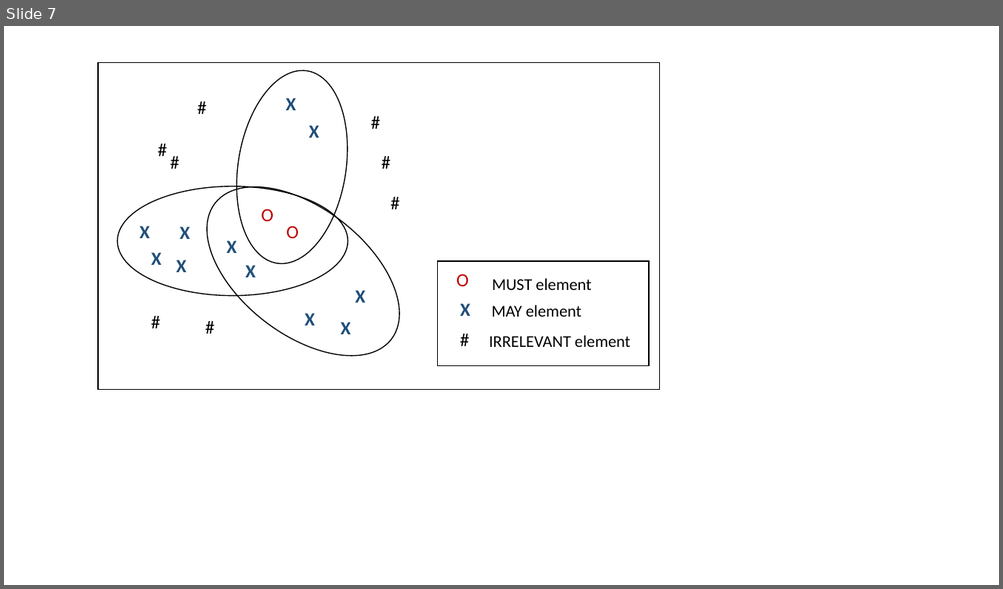
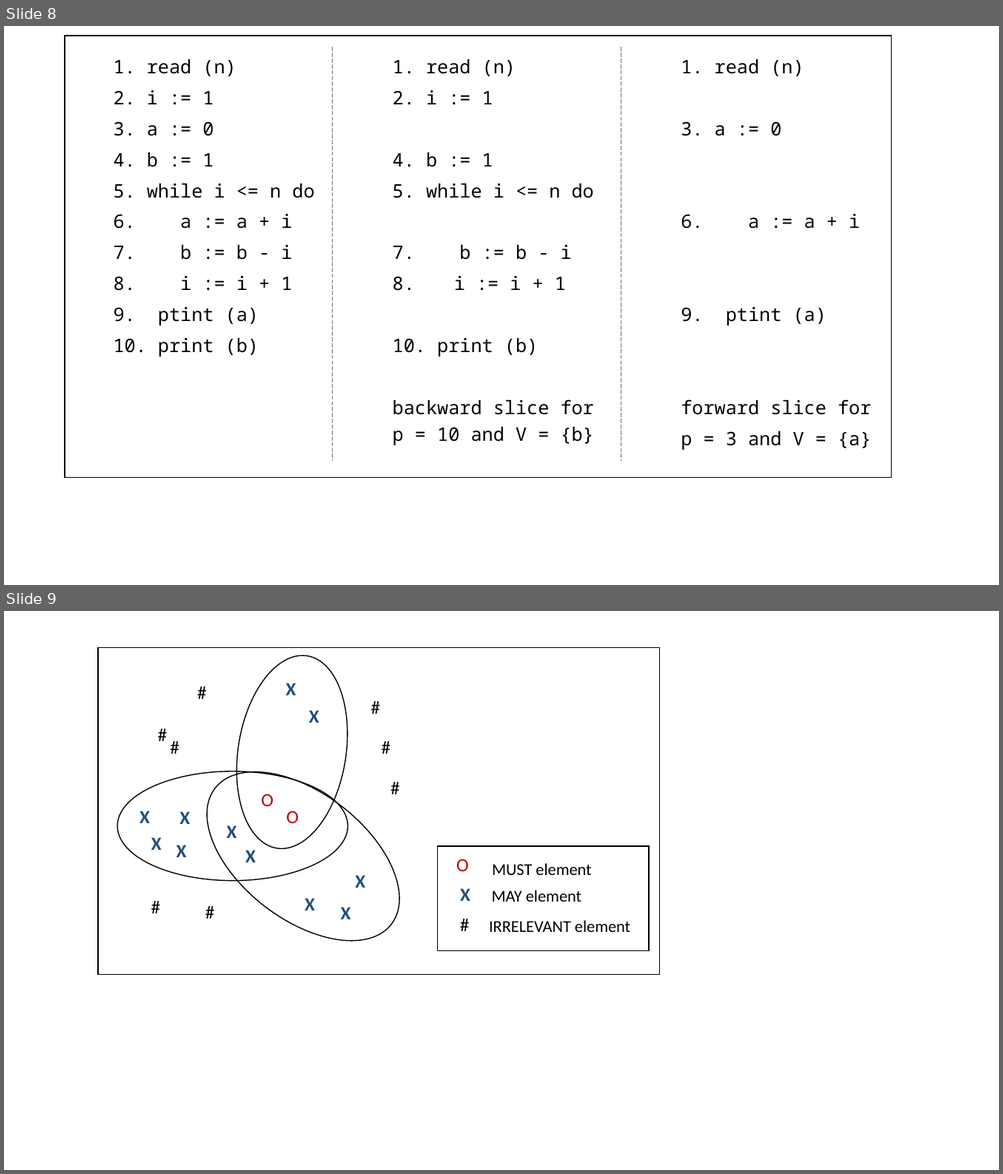
Before and after one commit to elaghs/Working, a slide deck: Thesis/figs/figs.pptx. Shown one above the other, each under a label of ours: slide 7 before the commit, slides 8 and 9 after it. The pictures are 1003x589 and 1003x1174 pixels, drawn with LibreOffice and Linux fonts; fonts in the diff are those of the drawing. Boxes give left, top, right and bottom in pixels: in the first picture for what was removed or moved away, otherwise in the second. Text is boxed around its words. In the diff, an @@ line names an element or a change of style, - is before the commit and + after.

```diff
--- a/Thesis/figs/figs.pptx
+++ b/Thesis/figs/figs.pptx
@@ slide 8 added at box(4, 26, 999, 585), background #FFFFFF @@
@@ rectangle added at box(65, 36, 891, 478), outline #000000 1 pt @@
@@ line added from (333, 47) to (333, 462), #767171 0.5 pt dashed @@
@@ line added from (620, 47) to (620, 462), #767171 0.5 pt dashed @@
@@ text added at box(114, 59, 314, 357), 18 pt, text #000000 @@
+1. read (n)
+2. i := 1
+3. a := 0
+4. b := 1
+5. while i <= n do
+6. a := a + i
+7. b := b - i
+8. i := i + 1
+9. ptint (a)
+10. print (b)
@@ text added at box(392, 59, 594, 446), 18 pt, text #000000 @@
+1. read (n)
+2. i := 1
+4. b := 1
+5. while i <= n do
+7. b := b - i
+8. i := i + 1
+10. print (b)
+backward slice for p = 10 and V = {b}
@@ text added at box(680, 121, 871, 450), 18 pt, text #000000 @@
+1. read (n)
+3. a := 0
+6. a := a + i
+9. ptint (a)
+forward slice for
+p = 3 and V = {a}
@@ what was slide 7 is now slide 9 @@
```
Also in this commit, not shown: 1 other slide added, 16 other files.
